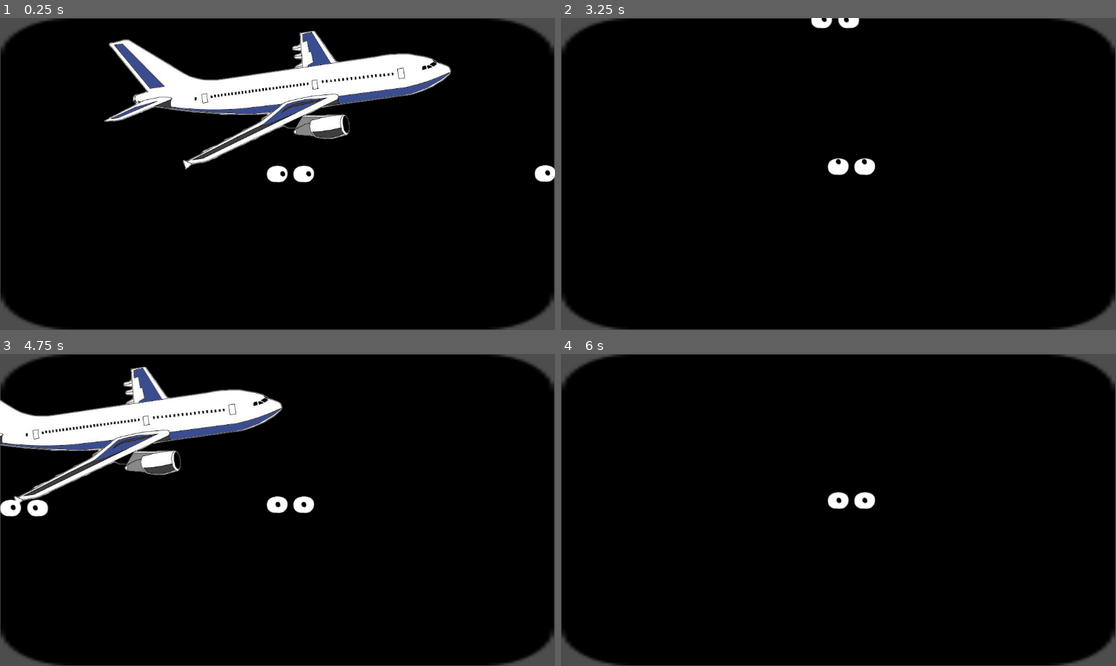
Above: before the commit, frames 1-4 (two rows, left to right).
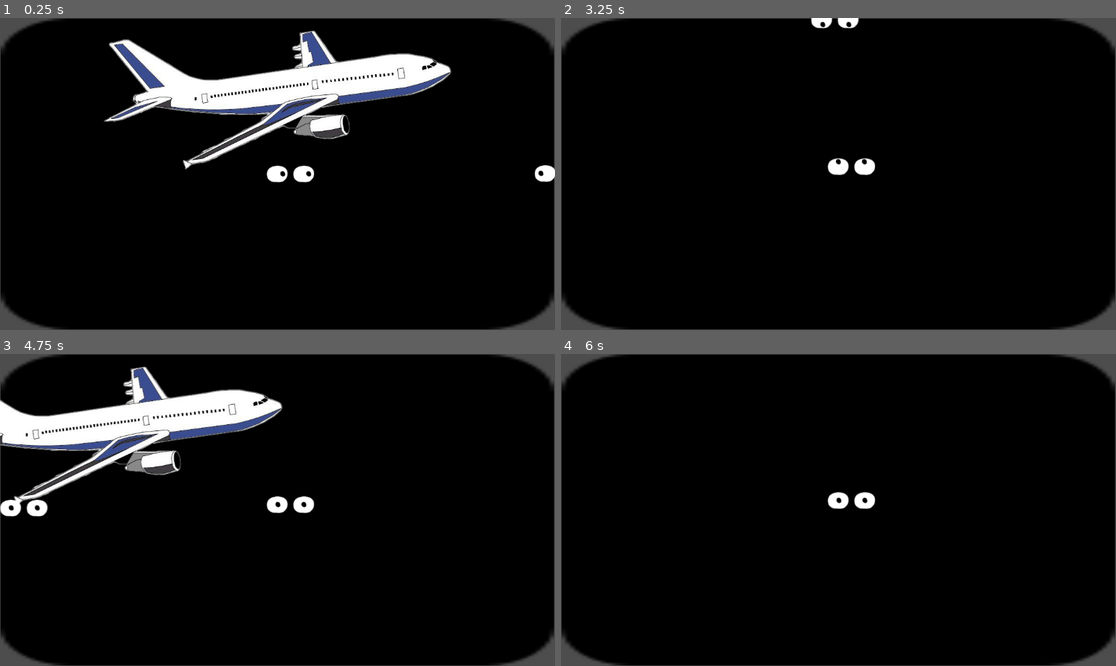
Above: after the commit, the same moments.

Repository: scottmez/MicroJam53
Game: Godot game, scene res://main_game.tscn
Same seed, same stepped clock (60 frames per second), same inputs: the game is played once before the commit and once after it. The engine's default icon, where the game draws it, is replaced by a stand-in: a white triangle on a blue panel in a dark square.
Inputs:
- Up to frame 1 (0.25 s): no input
- Up to frame 2 (3.25 s): tap Enter at 0.5 s; hold D (move_right) 0.53-1.28 s; hold E (interact) 0.53-1.28 s; hold S (move_down) 1.28-2.03 s; tap E (interact) at 1.35, 2.85 s; hold D (move_right) 2.03-2.78 s; hold E (interact) 2.03-2.78 s; hold W (move_up) from 2.78 s (still down)
- Up to frame 3 (4.75 s): release W (move_up) at 3.53 s; hold E (interact) 3.53-4.28 s; hold A (move_left) from 3.53 s (still down); tap E (interact) at 4.35 s
- Up to frame 4 (6 s): release A (move_left) at 5.03 s; hold S (move_down) 5.03-5.78 s; hold E (interact) 5.03-5.78 s; hold D (move_right) from 5.78 s (still down); tap E (interact) at 5.85 s

The runs differ from the first frame. In frame 1, less than 0.1% of the frame differs, in the area x 96-100%, y 48-51%; in frame 2, less than 0.1%, in the area x 46-54%, y 0-4%; in frame 3, less than 0.1%; in frame 4, nothing differs.

Commit message:
added friends eyes looking at player

Diff:
--- a/friend.gd
+++ b/friend.gd
@@ -3,6 +3,10 @@
 
 @onready var ap = $AnimationPlayer
 @onready var ia = %"Interaction Area"
+@onready var iris_2 = $white2/iris2
+@onready var iris = $white1/iris
+@onready var p = $"../../Player"
+
 var player : Player = null
 var collected : bool = false
 
@@ -25,3 +29,16 @@
 		Event.friend_collected.emit()
 
 		queue_free() #replace with making friend go to plane
+
+func _process(_delta):
+	look_at_player()
+
+func look_at_player():
+	if p:
+		var vec_to_player = p.global_position - global_position
+		vec_to_player = vec_to_player.normalized() * 10 #10 is # pixels iris will move
+		iris.position = vec_to_player + Vector2(-4,1)
+		iris_2.position = vec_to_player + Vector2(-5,1)
+	else:
+		iris.position = Vector2(-4,1)
+		iris_2.position = Vector2(-5,1)
--- a/friend.tscn
+++ b/friend.tscn
@@ -72,13 +72,10 @@
 
 [node name="white2" type="Sprite2D" parent="."]
 position = Vector2(55, 0)
-scale = Vector2(-1, 1)
 texture = ExtResource("1_3hdib")
 
 [node name="iris2" type="Sprite2D" parent="white2"]
-position = Vector2(9, 1)
-rotation = 3.14159
-scale = Vector2(1, -1)
+position = Vector2(-5, 1)
 texture = ExtResource("2_nvcv4")
 
 [node name="AnimationPlayer" type="AnimationPlayer" parent="."]
@@ -90,6 +87,7 @@
 texture = ExtResource("1_3hdib")
 
 [node name="iris" type="Sprite2D" parent="white1"]
+position = Vector2(-4, 1)
 texture = ExtResource("2_nvcv4")
 
 [node name="Interaction Area" type="Area2D" parent="."]
